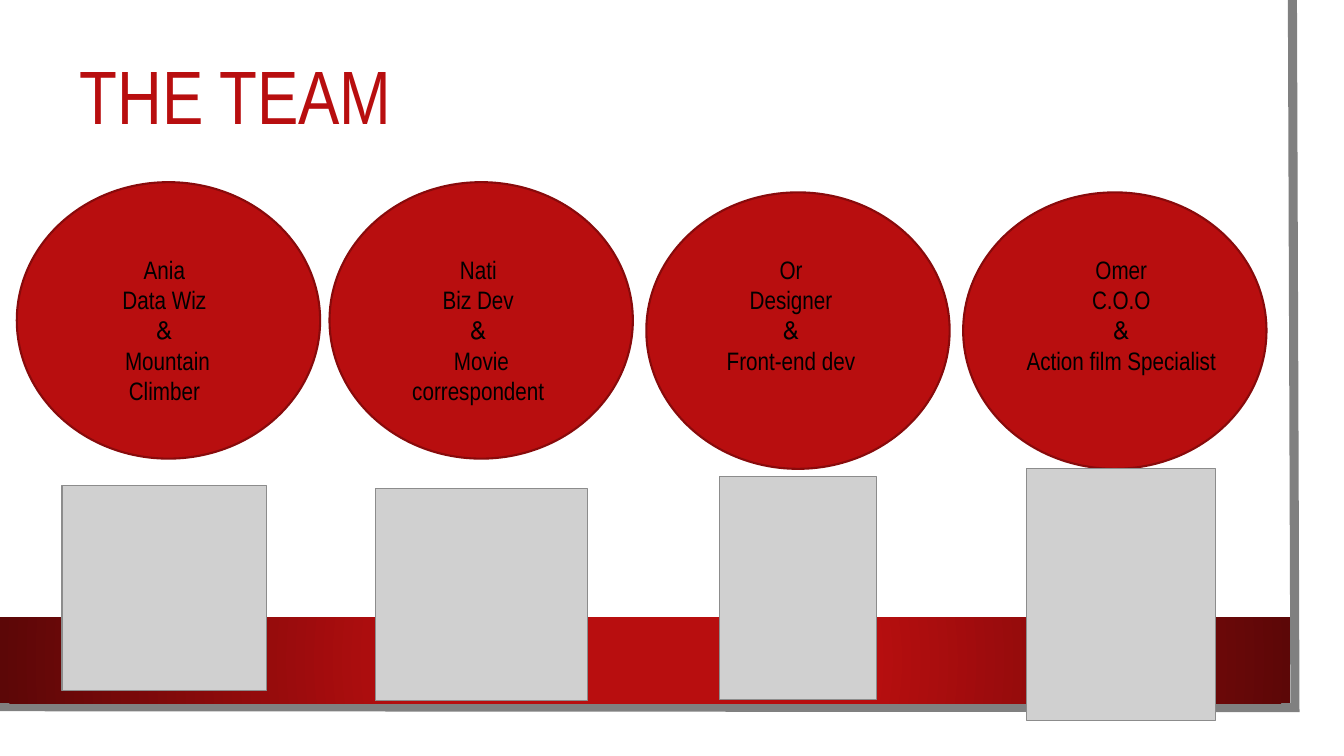
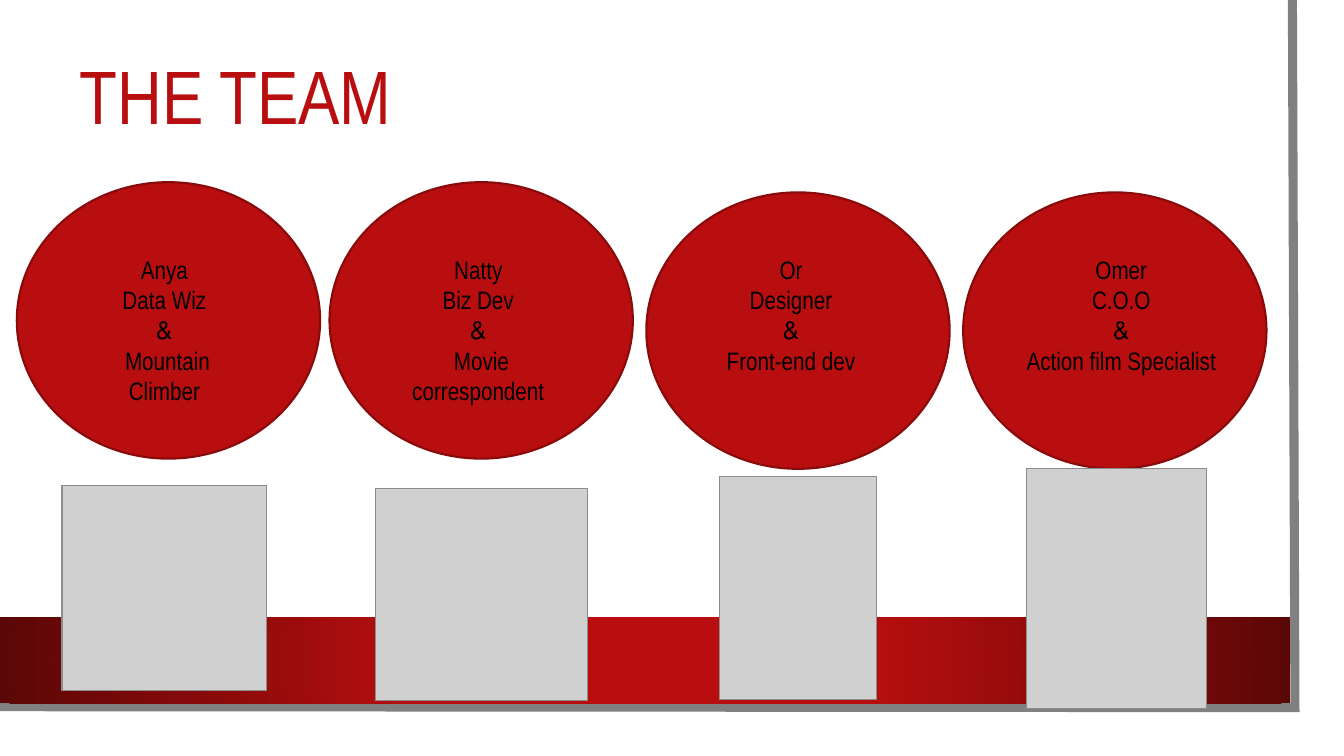
Before and after one commit to AnyaKatz/TraficPreventer, a slide deck: slide 2 of MOVIFIER.pptx. Drawn at 1344x756 pixels with LibreOffice and Linux fonts; fonts in the diff are those of the drawing; grey boxes stand for pictures; background and template pictures are left out. Boxes give left, top, right and bottom in pixels: in the first picture for what was removed or moved away, otherwise in the second. Text is boxed around its words. In the diff, an @@ line names an element or a change of style, - is before the commit and + after.

Commit message:
update

```diff
--- a/MOVIFIER.pptx
+++ b/MOVIFIER.pptx
@@ text at (141,261,188,284): text changed @@
-Ania
+Anya
@@ text at (454,261,502,284): text changed @@
-Nati
+Natty
@@ picture: place and size @@
-picture at (1027,469,1216,721)
+picture at (1027,469,1207,709)
```
Also in this commit, not shown: 4 slides added.
